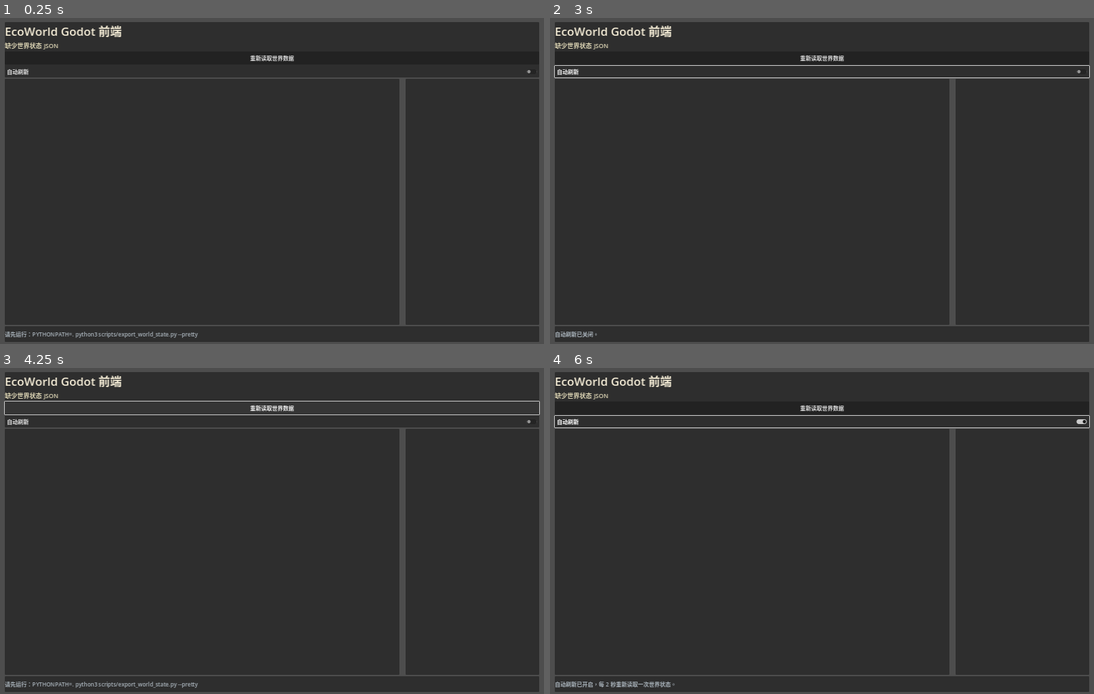
Above: before the commit, frames 1-4 (two rows, left to right).
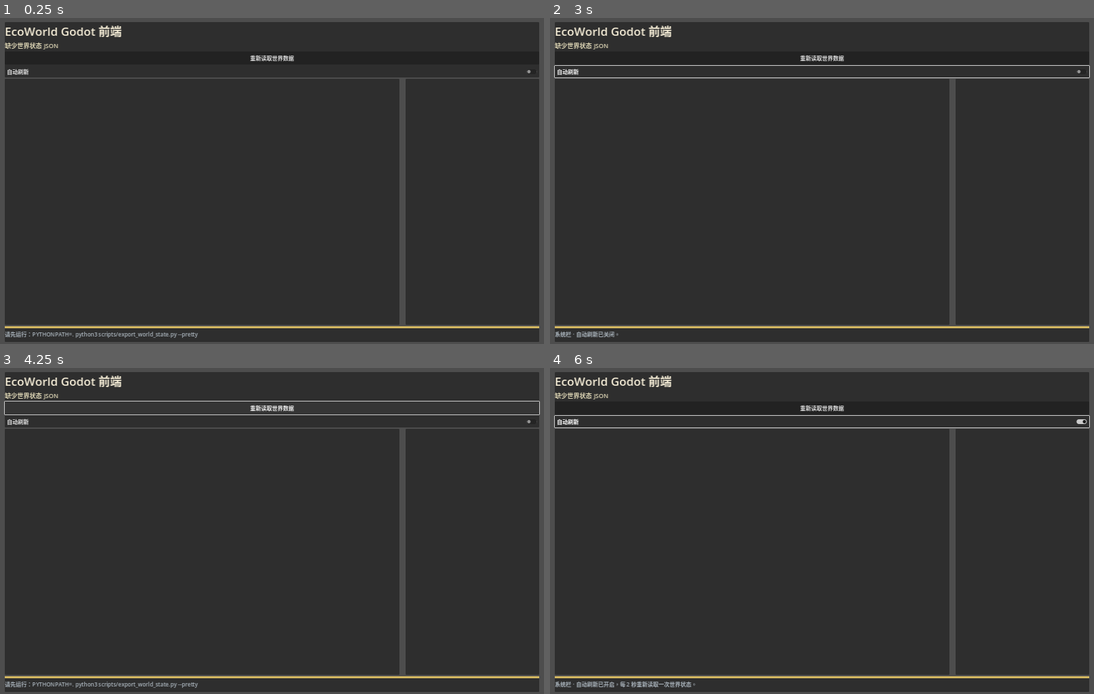
Above: after the commit, the same moments.

Repository: XingchenYu/eco-world
Game: Godot game, scene res://scenes/world_map.tscn
The game is run twice, just before and just after one commit, with the same random seed, the same clock (stepped at 60 frames per second) and the same inputs.
Inputs:
- Up to frame 1 (0.25 s): no input
- Up to frame 2 (3 s): click "自动刷新" at 0.5 s; click "重新读取世界数据" at 1.25 s; click "重新读取世界数据" at 2 s; click "自动刷新" at 2.75 s
- Up to frame 3 (4.25 s): click "重新读取世界数据" at 3.5 s
- Up to frame 4 (6 s): click "自动刷新" at 4.25 s; tap Enter at 5 s; tap Space at 5.75 s

The runs differ from the first frame. In frame 1, 0.6% of the frame differs, in the area x 0-100%, y 94-96%; in frame 2, 0.8%; in frame 3, 0.6%; in frame 4, 0.9%, in the area x 0-100%, y 94-99%.

Commit message:
Polish Godot footer HUD

Diff:
--- a/godot/scripts/world_map.gd
+++ b/godot/scripts/world_map.gd
@@ -157,10 +157,19 @@
 	footer_panel.custom_minimum_size = Vector2(0, 46)
 	root_vbox.add_child(footer_panel)
 
+	var footer_box := VBoxContainer.new()
+	footer_box.add_theme_constant_override("separation", 4)
+	footer_panel.add_child(footer_box)
+
+	var footer_ribbon := ColorRect.new()
+	footer_ribbon.color = Color8(210, 182, 96)
+	footer_ribbon.custom_minimum_size = Vector2(0, 6)
+	footer_box.add_child(footer_ribbon)
+
 	status_label = Label.new()
-	status_label.text = "先运行 Python 导出脚本生成 world_state.json"
+	status_label.text = "系统栏 · 先运行 Python 导出脚本生成 world_state.json"
 	_style_dim(status_label, 16)
-	footer_panel.add_child(status_label)
+	footer_box.add_child(status_label)
 
 	refresh_timer = Timer.new()
 	refresh_timer.wait_time = 2.0
@@ -206,7 +215,7 @@
 		str(world_meta.get("loaded_regions", 0)),
 		str(world_meta.get("total_regions", 0)),
 	]
-	status_label.text = "Godot 世界地图前端 · 中文界面 · 读取 Python 导出的世界状态"
+	status_label.text = "系统栏 · Godot 世界地图前端 · 中文界面 · 读取 Python 导出的世界状态"
 
 	for child in map_layer.get_children():
 		child.queue_free()
@@ -844,7 +853,7 @@
 
 func _on_region_pressed(region_id: String) -> void:
 	active_region_id = region_id
-	status_label.text = "已切换焦点区域：%s" % region_id
+	status_label.text = "系统栏 · 已切换焦点区域：%s" % region_id
 	for child in side_box.get_children():
 		child.queue_free()
 	_build_side_panel()
@@ -860,7 +869,7 @@
 func _on_auto_refresh_toggled(enabled: bool) -> void:
 	if enabled:
 		refresh_timer.start()
-		status_label.text = "自动刷新已开启，每 2 秒重新读取一次世界状态。"
+		status_label.text = "系统栏 · 自动刷新已开启，每 2 秒重新读取一次世界状态。"
 	else:
 		refresh_timer.stop()
-		status_label.text = "自动刷新已关闭。"
+		status_label.text = "系统栏 · 自动刷新已关闭。"
Not shown, changed: docs/CHANGELOG.md
Not shown, changed: docs/GODOT-FRONTEND.md
